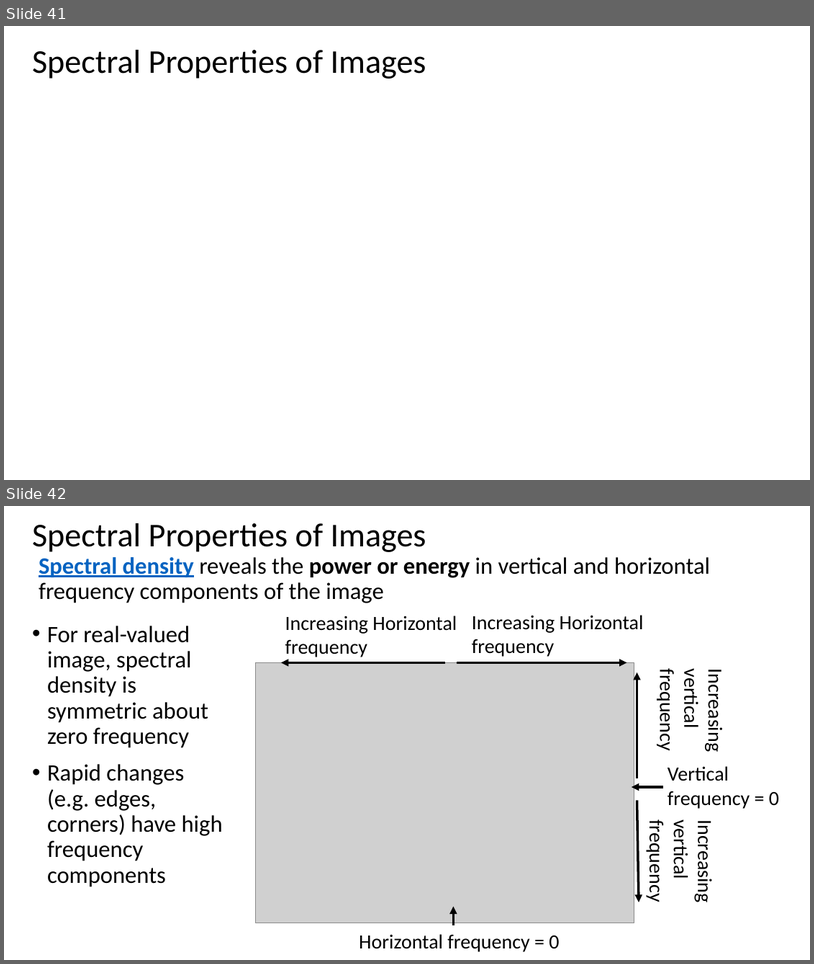
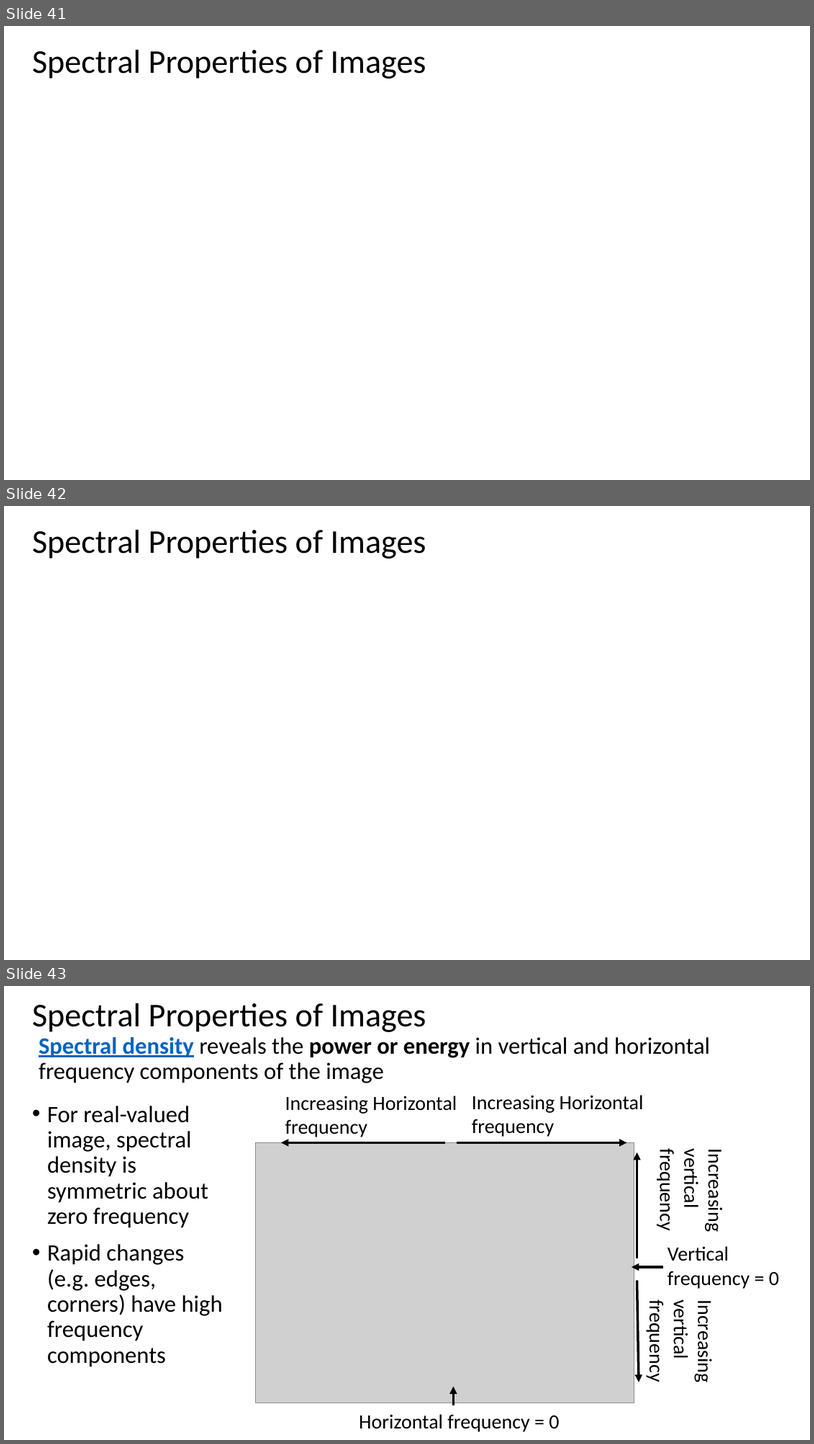
Before and after one commit to StephenElston/CSCI-E25, a slide deck: Slides/2_ConvolutionFilterig.pptx. Shown one above the other, each under a label of ours: slides 41 and 42 before the commit, slides 41, 42 and 43 after it. The pictures are 814x964 and 814x1444 pixels, drawn with LibreOffice and Linux fonts; fonts in the diff are those of the drawing; grey boxes stand for pictures. Boxes give left, top, right and bottom in pixels: in the first picture for what was removed or moved away, otherwise in the second. Text is boxed around its words. In the diff, an @@ line names an element or a change of style, - is before the commit and + after.

```diff
--- a/Slides/2_ConvolutionFilterig.pptx
+++ b/Slides/2_ConvolutionFilterig.pptx
@@ slide 42 added at [4,506,810,960], background #FFFFFF @@
@@ title added at [32,530,427,559], 39.6 pt, text #000000 @@
+Spectral Properties of Images
@@ what was slide 42 is now slide 43 @@
```
Also in this commit, not shown: 1 slide changed.
